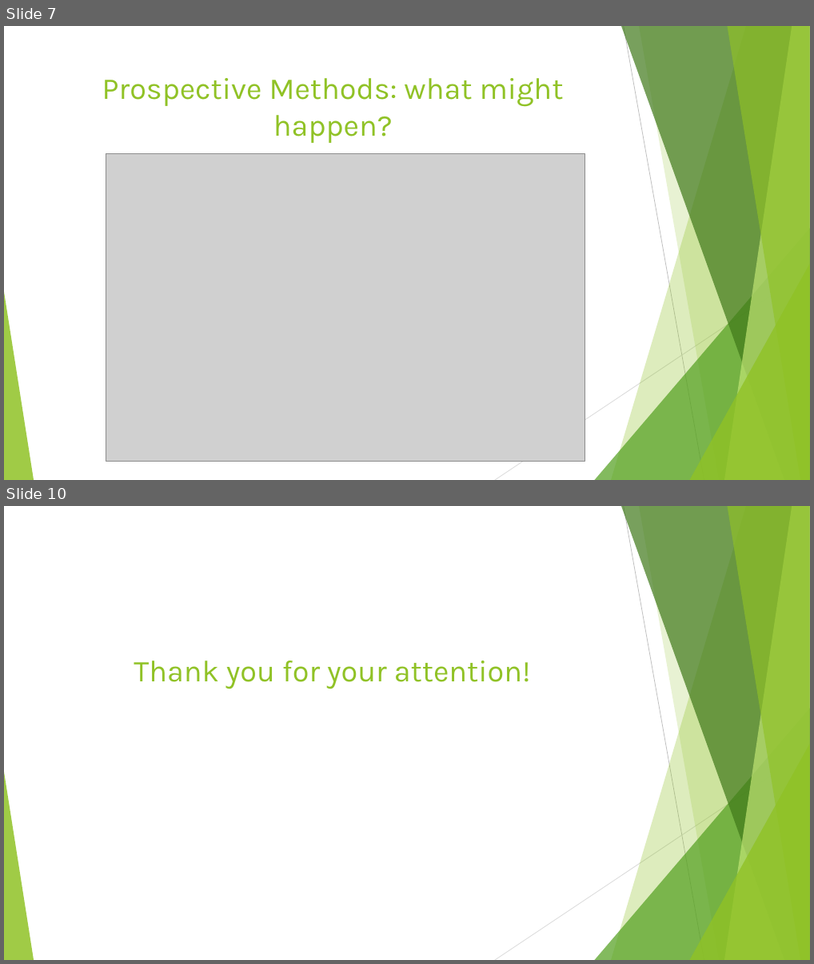
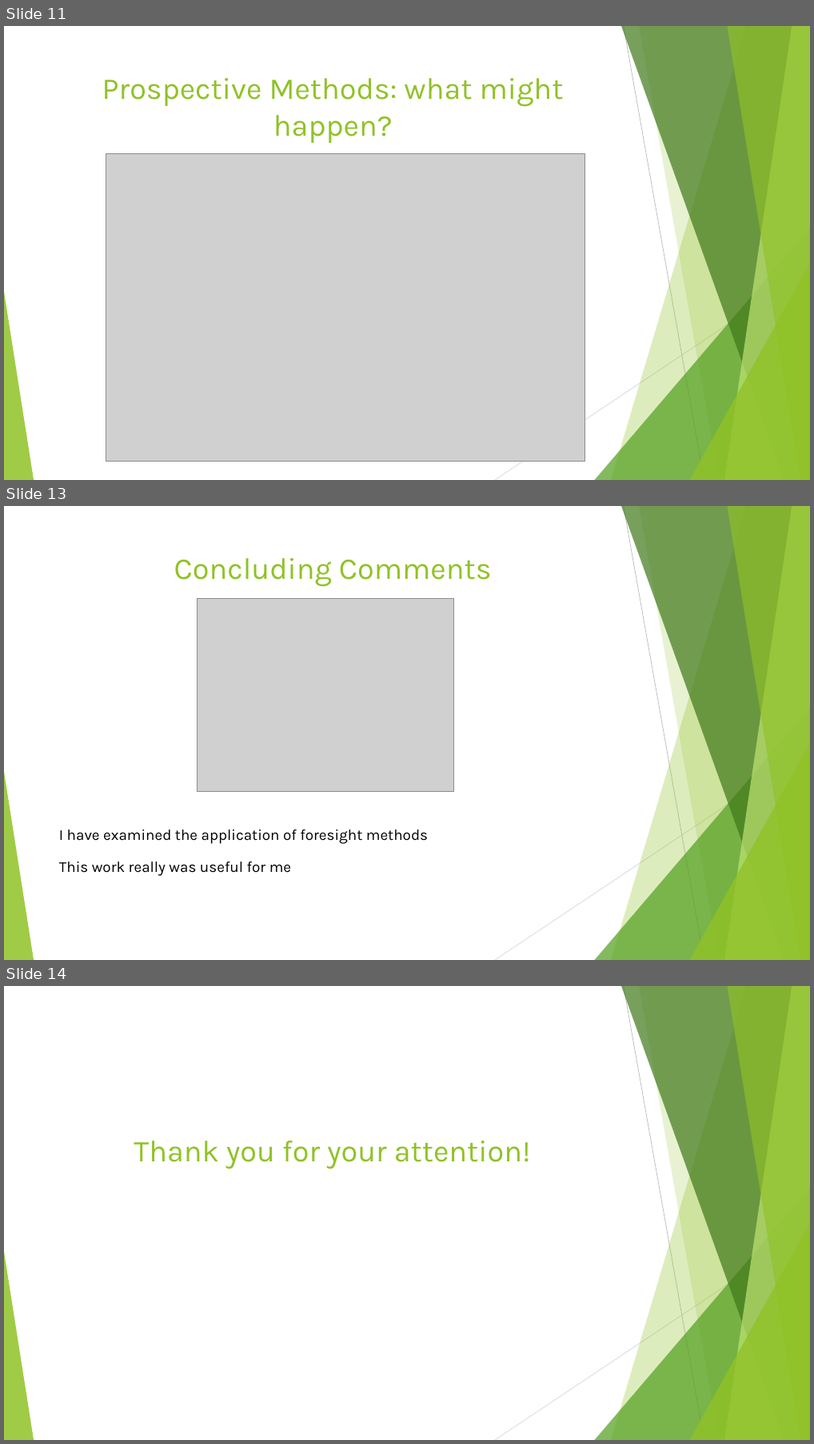
Before and after one commit to Vlad-ole/Presentations, a slide deck: Foresight_in_work/Foresight_methodologies.pptx. Shown one above the other, each under a label of ours: slides 7 and 10 before the commit, slides 11, 13 and 14 after it; the slides between them are not shown. The pictures are 814x964 and 814x1444 pixels, drawn with LibreOffice and Linux fonts; fonts in the diff are those of the drawing; grey boxes stand for pictures. Boxes give left, top, right and bottom in pixels: in the first picture for what was removed or moved away, otherwise in the second. Text is boxed around its words. In the diff, an @@ line names an element or a change of style, - is before the commit and + after.

Commit message:
foresight in my wok (1.3 v)

```diff
--- a/Foresight_in_work/Foresight_methodologies.pptx
+++ b/Foresight_in_work/Foresight_methodologies.pptx
@@ slide 13 added at (x1=4, y1=506, x2=810, y2=960), background #FFFFFF; not listed: 10 template elements that a slide beside it also shows @@
@@ title added at (x1=174, y1=558, x2=492, y2=587), 36 pt, text #90C226 @@
+Concluding Comments
@@ picture added at (x1=197, y1=599, x2=454, y2=792) @@
@@ text added at (x1=59, y1=829, x2=428, y2=844), 18 pt, text #000000 @@
+I have examined the application of foresight methods
@@ text added at (x1=59, y1=861, x2=291, y2=876), 18 pt, text #000000 @@
+This work really was useful for me
@@ what was slide 7 is now slide 11 @@
@@ what was slide 10 is now slide 14 @@
```
Also in this commit, not shown: 2 slides changed, 4 other slides added, 1 slide removed, 1 other file.
